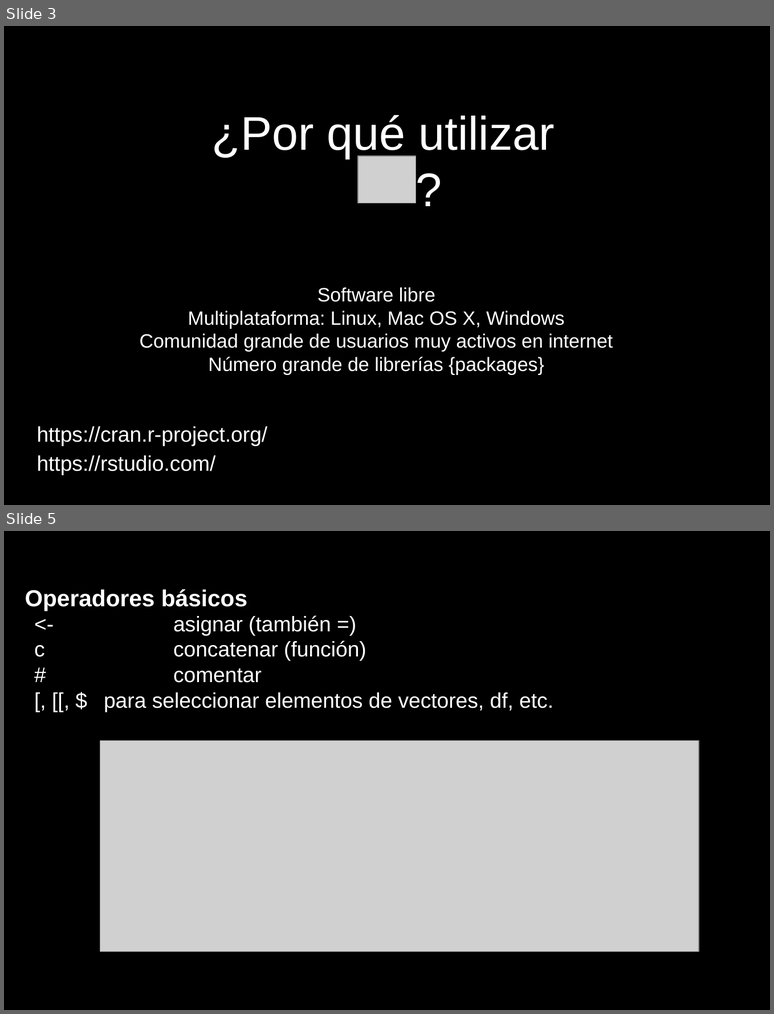
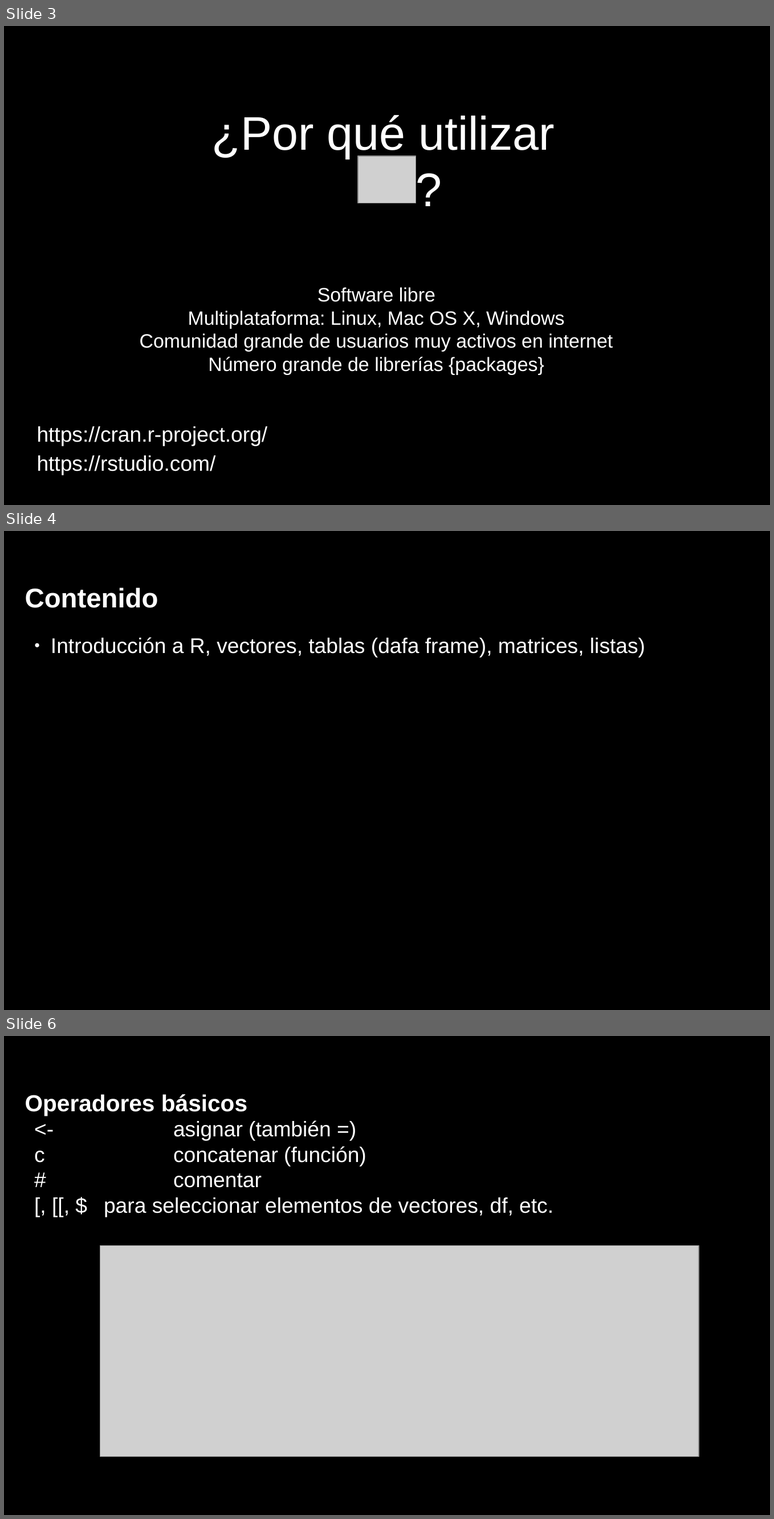
Before and after one commit to lebalcazar/R_IITCA, a slide deck: Presentacion/presentacion_01.odp. Shown one above the other, each under a label of ours: slides 3 and 5 before the commit, slides 3, 4 and 6 after it; the slides between them are not shown. The pictures are 774x1014 and 774x1519 pixels, drawn with LibreOffice and Linux fonts; fonts in the diff are those of the drawing; grey boxes stand for pictures. Boxes give left, top, right and bottom in pixels: in the first picture for what was removed or moved away, otherwise in the second. Text is boxed around its words. In the diff, an @@ line names an element or a change of style, - is before the commit and + after.

```diff
--- a/Presentacion/presentacion_01.odp
+++ b/Presentacion/presentacion_01.odp
@@ slide 4 added at (4, 531, 770, 1010), background #000000 @@
@@ title added at (25, 587, 158, 608), 28 pt, text #FFFFFF, bold @@
+Contenido
@@ title added at (51, 637, 645, 658), 22 pt, text #FFFFFF @@
+● Introducción a R, vectores, tablas (dafa frame), matrices, listas)
@@ what was slide 5 is now slide 6 @@
```
Also in this commit, not shown: 1 slide changed, 1 other slide added, 1 slide removed.
